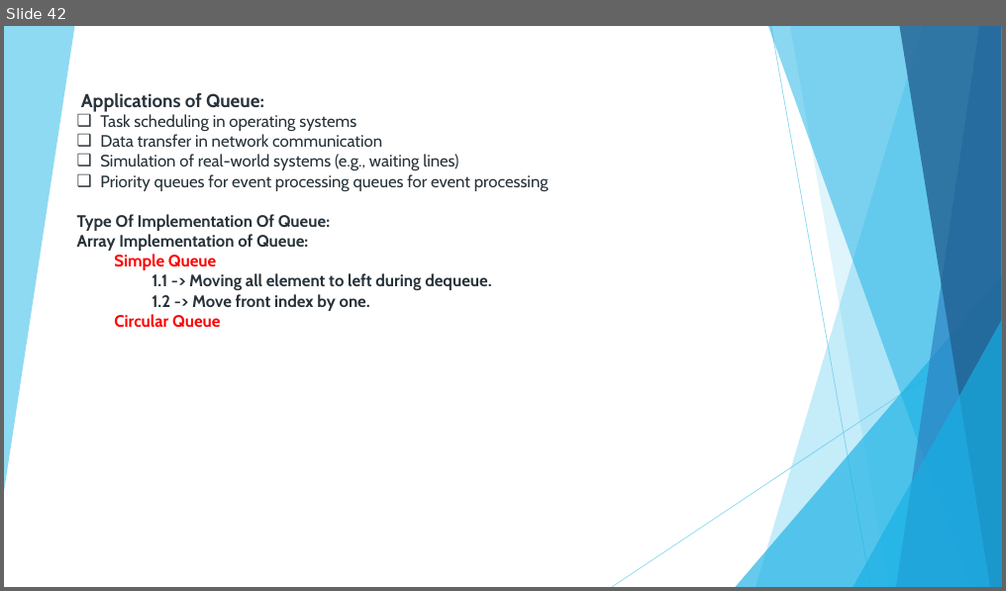
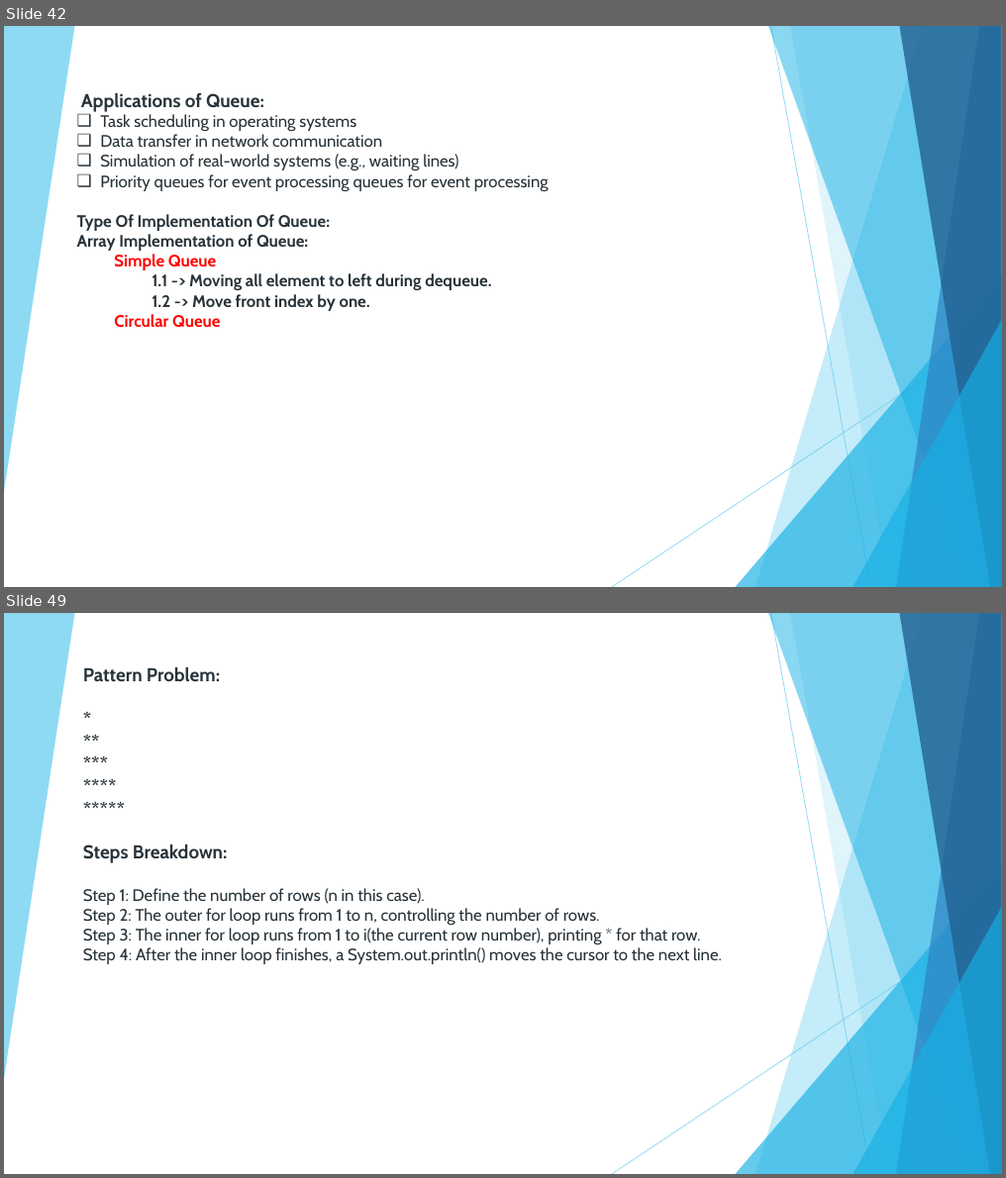
Before and after one commit to nandhakumargit/dsa, a slide deck: Notes/Data Structure and Algorithms.pptx. Shown one above the other, each under a label of ours: slide 42 before the commit, slides 42 and 49 after it; the slides between them are not shown. The pictures are 1006x591 and 1006x1178 pixels, drawn with LibreOffice and Linux fonts; fonts in the diff are those of the drawing. Boxes give left, top, right and bottom in pixels: in the first picture for what was removed or moved away, otherwise in the second. Text is boxed around its words. In the diff, an @@ line names an element or a change of style, - is before the commit and + after.

```diff
--- a/Notes/Data Structure and Algorithms.pptx
+++ b/Notes/Data Structure and Algorithms.pptx
@@ slide 49 added at [4, 613, 1002, 1174], background #FFFFFF; not listed: 10 template elements that a slide beside it also shows @@
@@ text added at [83, 667, 722, 964], 16 pt, text #273239 @@
+Pattern Problem:
+*
+**
+***
+****
+*****
+Steps Breakdown:
+Step 1: Define the number of rows (n in this case).
+Step 2: The outer for loop runs from 1 to n, controlling the number of rows.
+Step 3: The inner for loop runs from 1 to i(the current row number), printing * for that row.
+Step 4: After the inner loop finishes, a System.out.println() moves the cursor to the next line.
```
Also in this commit, not shown: 10 other slides added, 18 other files.
